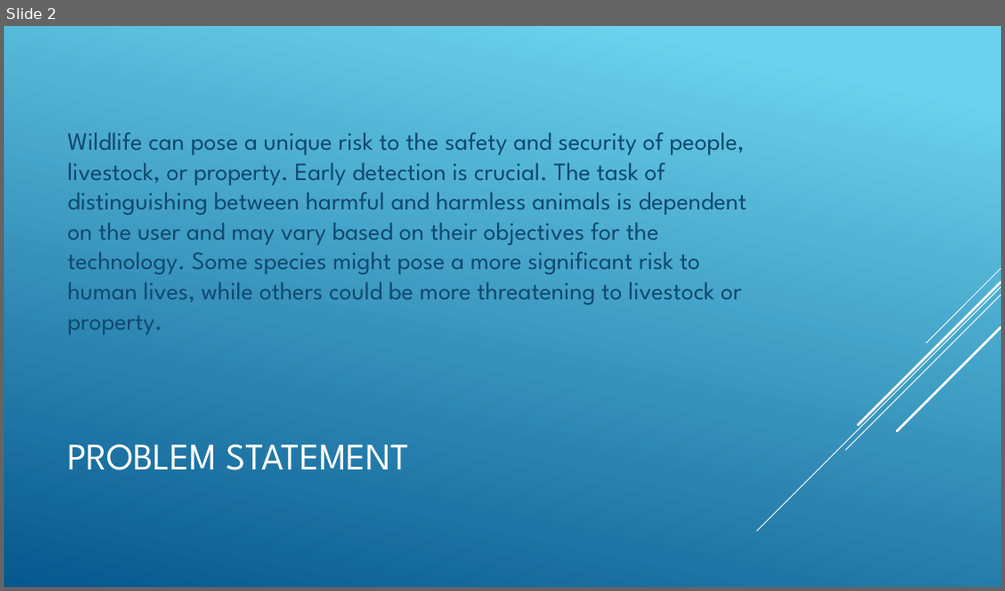
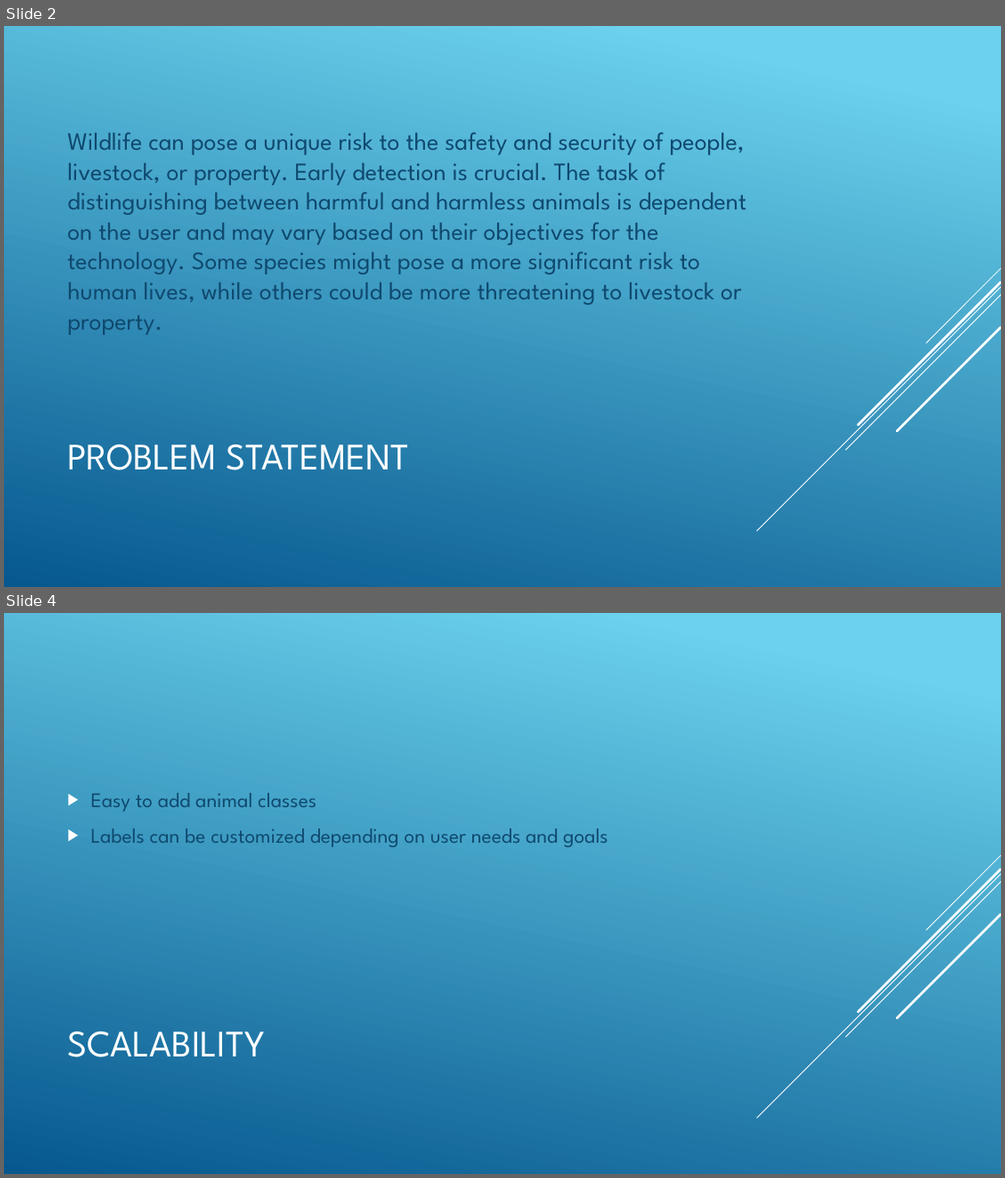
Before and after one commit to ColeBromfield01/dangerous-animal-detection, a slide deck: Dangerous Animal Detection Final.pptx. Shown one above the other, each under a label of ours: slide 2 before the commit, slides 2 and 4 after it; the slides between them are not shown. The pictures are 1005x591 and 1005x1178 pixels, drawn with LibreOffice and Linux fonts; fonts in the diff are those of the drawing. Boxes give left, top, right and bottom in pixels: in the first picture for what was removed or moved away, otherwise in the second. Text is boxed around its words. In the diff, an @@ line names an element or a change of style, - is before the commit and + after.

```diff
--- a/Dangerous Animal Detection Final.pptx
+++ b/Dangerous Animal Detection Final.pptx
@@ slide 4 added at [4, 613, 1001, 1174], background gradient #6ED2EB to #06588E; not listed: 5 template elements that a slide beside it also shows @@
@@ text added at [91, 793, 608, 847], 20 pt, text #0F496F @@
+▶ Easy to add animal classes
+▶ Labels can be customized depending on user needs and goals
@@ title added at [67, 1030, 265, 1057], 36 pt, text #FFFFFF @@
+SCALABILITY
```
Also in this commit, not shown: 1 slide changed, 5 other slides added, 2 slides removed, 3 other files.
